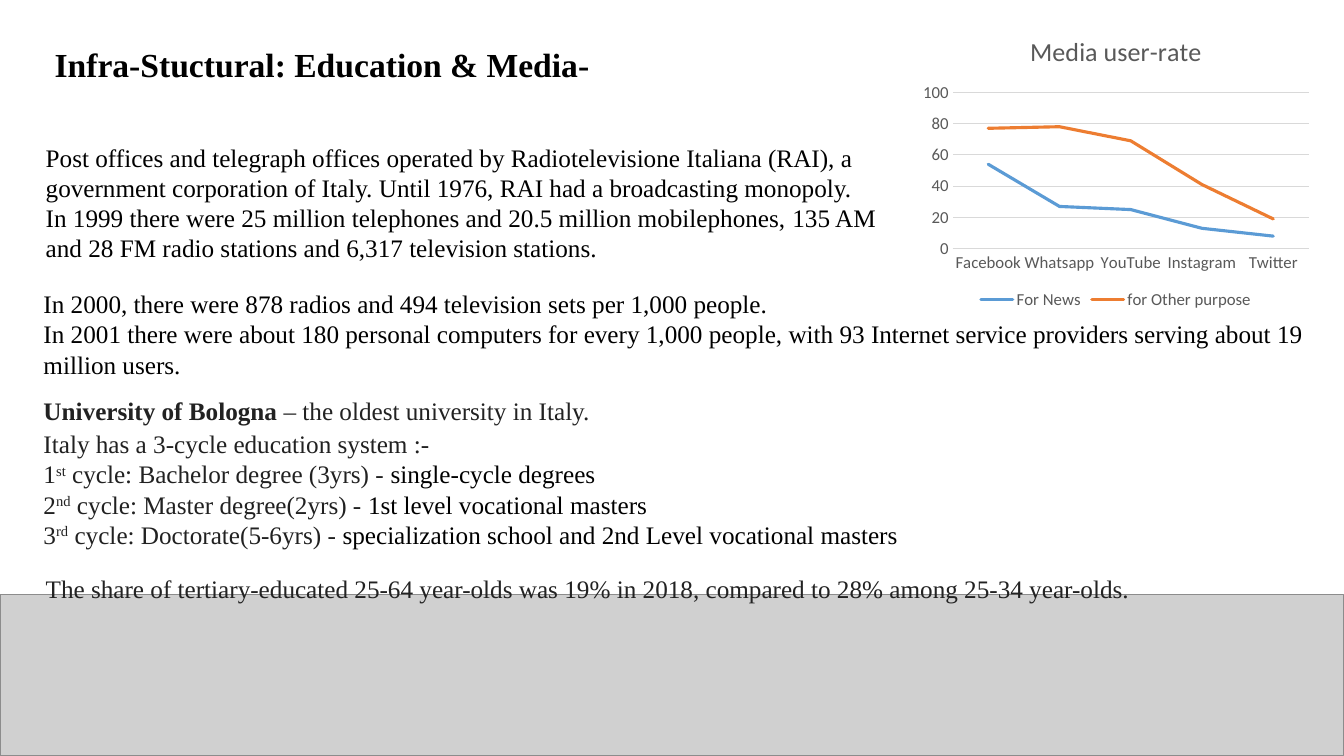
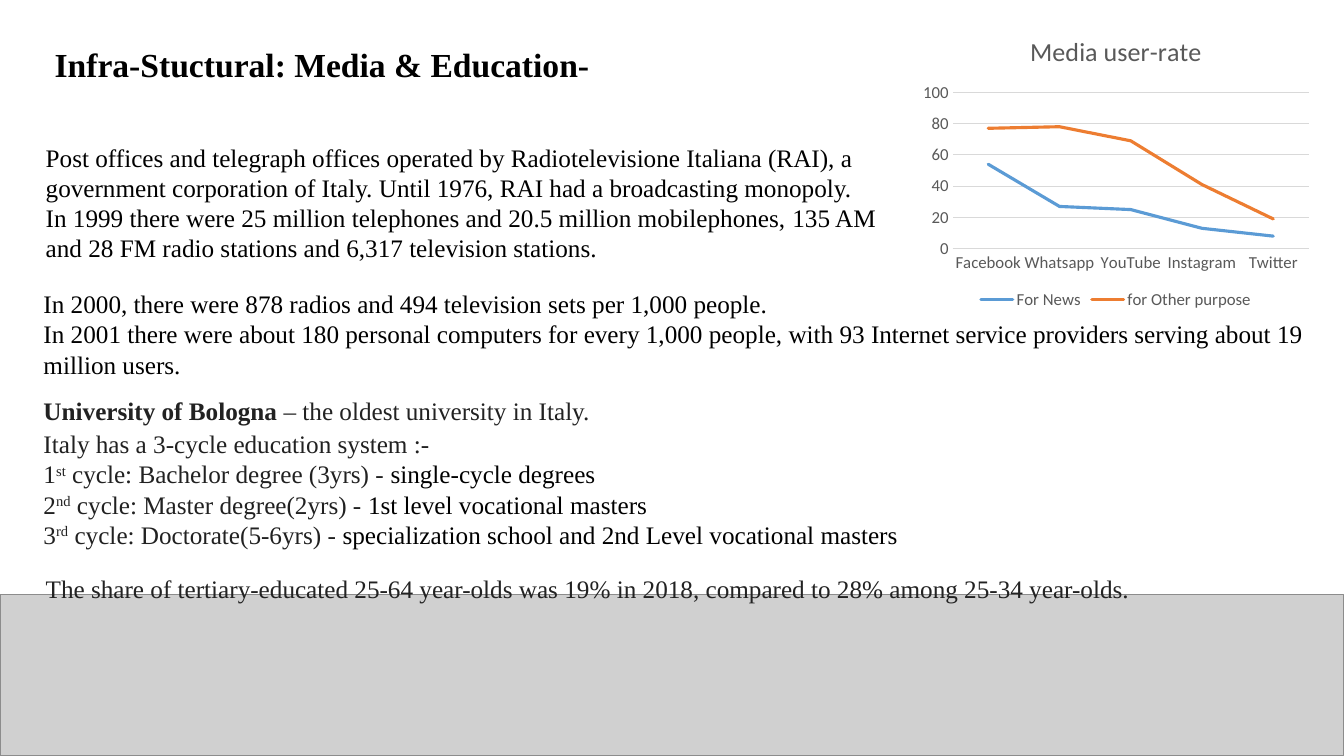
Before and after one commit to Utki-Ji/project, a slide deck: slide 12 of Global.pptx. Drawn at 1344x756 pixels with LibreOffice and Linux fonts; fonts in the diff are those of the drawing; grey boxes stand for pictures. Boxes give left, top, right and bottom in pixels: in the first picture for what was removed or moved away, otherwise in the second. Text is boxed around its words. In the diff, an @@ line names an element or a change of style, - is before the commit and + after.

```diff
--- a/Global.pptx
+++ b/Global.pptx
@@ text at <box>55,53,590,78</box>: text changed @@
-Infra-Stuctural: Education & Media-
+Infra-Stuctural: Media & Education-
```
Also in this commit, not shown: 4 other slides changed, 1 slide added, 1 slide removed.
